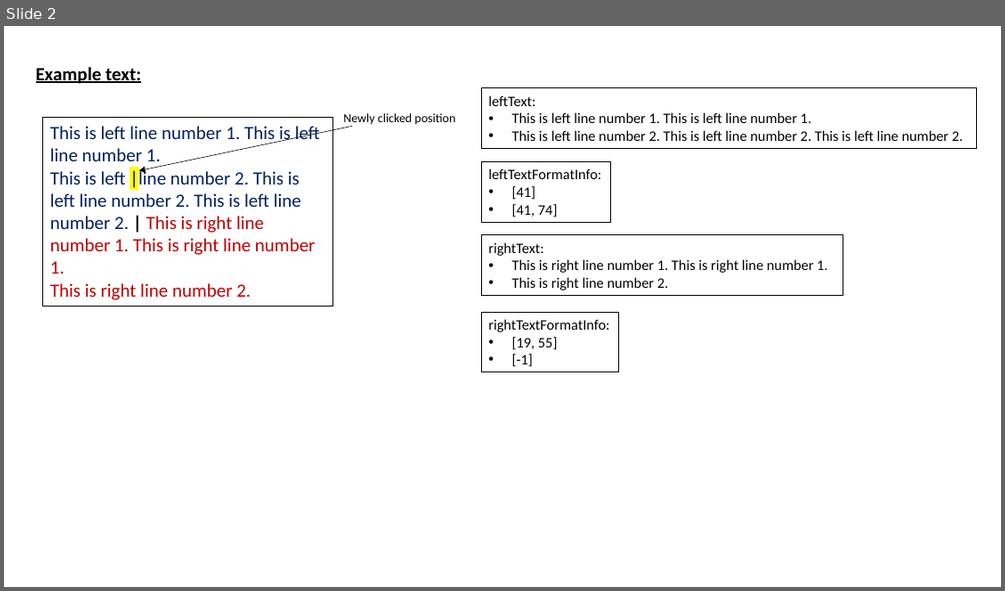
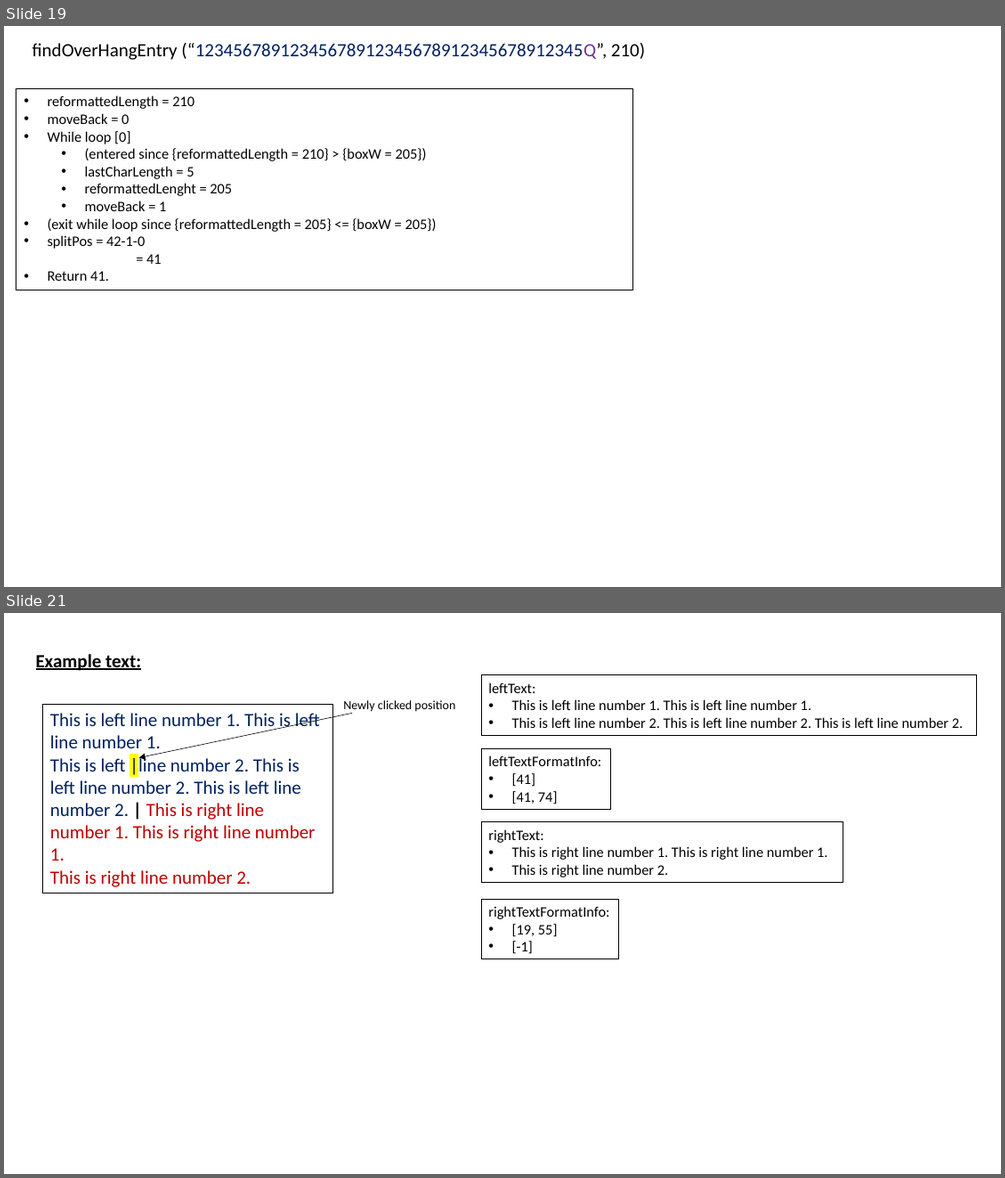
Before and after one commit to L-Holmes/PowerPoint-Quiz-Generator, a slide deck: textbox guide.pptx. Shown one above the other, each under a label of ours: slide 2 before the commit, slides 19 and 21 after it; the slides between them are not shown. The pictures are 1005x591 and 1005x1178 pixels, drawn with LibreOffice and Linux fonts; fonts in the diff are those of the drawing. Boxes give left, top, right and bottom in pixels: in the first picture for what was removed or moved away, otherwise in the second. Text is boxed around its words. In the diff, an @@ line names an element or a change of style, - is before the commit and + after.

Commit message:
finished checking over the findOverHangEntryFromAvgCharWidth function, and checked over all methods relating to text entering

```diff
--- a/textbox guide.pptx
+++ b/textbox guide.pptx
@@ slide 19 added at [4,26,1001,587], background #FFFFFF @@
@@ text added at [32,43,645,60], 18 pt, text #002060 @@
+findOverHangEntry (“12345678912345678912345678912345678912345Q”, 210)
@@ rectangle added at [16,89,633,290], outline #000000 0.75 pt, 14 pt, text #000000 @@
+• reformattedLength = 210
+• moveBack = 0
+• While loop [0]
+  • (entered since {reformattedLength = 210} > {boxW = 205})
+  • lastCharLength = 5
+  • reformattedLenght = 205
+  • moveBack = 1
+• (exit while loop since {reformattedLength = 205} <= {boxW = 205})
+• splitPos = 42-1-0
+  = 41
+• Return 41.
@@ what was slide 2 is now slide 21 @@
```
Also in this commit, not shown: 4 slides changed, 19 other slides added, 1 slide removed, 1 other file.
